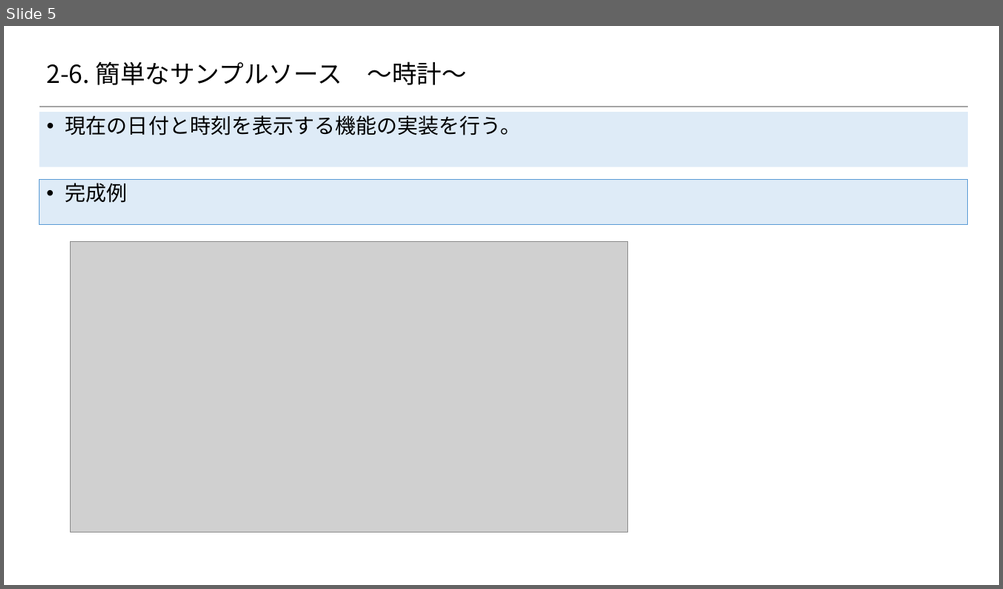
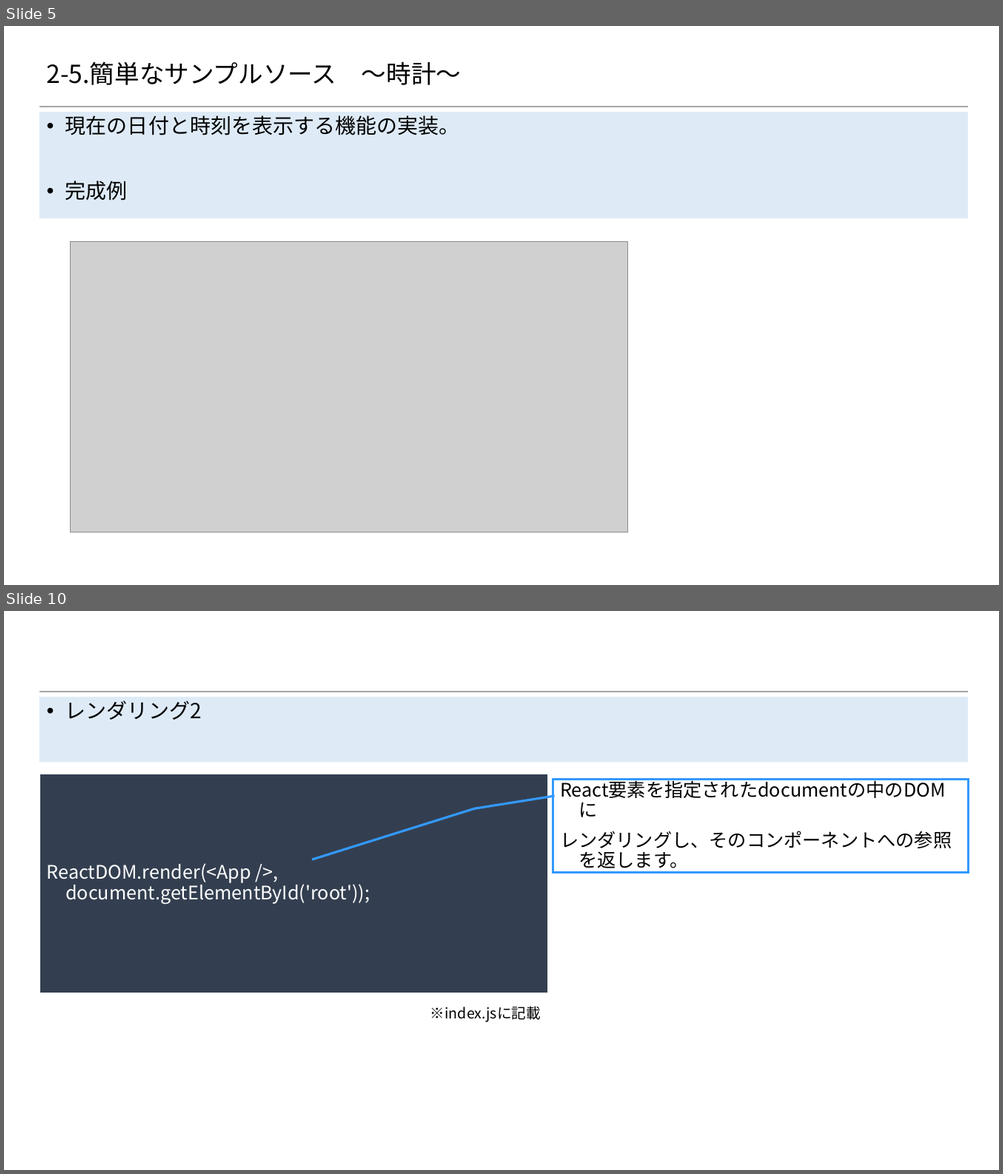
Before and after one commit to 2018SYSTEMI34/diary, a slide deck: doc/02_SlideShare/01.ネタ/２_Reactの基礎/2-6_簡単なサンプルソース.pptx. Shown one above the other, each under a label of ours: slide 5 before the commit, slides 5 and 10 after it; the slides between them are not shown. The pictures are 1003x589 and 1003x1174 pixels, drawn with LibreOffice and Linux fonts; fonts in the diff are those of the drawing; grey boxes stand for pictures; background and template pictures are left out. Boxes give left, top, right and bottom in pixels: in the first picture for what was removed or moved away, otherwise in the second. Text is boxed around its words. In the diff, an @@ line names an element or a change of style, - is before the commit and + after.

Commit message:
時計の記載部分を更新

```diff
--- a/doc/02_SlideShare/01.ネタ/２_Reactの基礎/2-6_簡単なサンプルソース.pptx
+++ b/doc/02_SlideShare/01.ネタ/２_Reactの基礎/2-6_簡単なサンプルソース.pptx
@@ slide 10 added at (x1=4, y1=611, x2=999, y2=1170), background #FFFFFF; not listed: 1 template element that a slide beside it also shows @@
@@ text added at (x1=39, y1=697, x2=967, y2=762), fill #DEEBF7, outline #5B9BD5 1 pt, 20 pt, text #000000 @@
+• レンダリング2
@@ rectangle added at (x1=40, y1=774, x2=549, y2=993), fill #333F50, outline #F2F2F2 0.75 pt, 18 pt, text #FFFFFF @@
+ReactDOM.render(<App />, document.getElementById('root'));
@@ border callout added at (x1=552, y1=780, x2=968, y2=873), fill #FFFFFF, outline #3399FF 2.25 pt, 18 pt, text #000000 @@
+React要素を指定されたdocumentの中のDOMに
+レンダリングし、そのコンポーネントへの参照を返します。
@@ text added at (x1=430, y1=1006, x2=540, y2=1022), 14 pt, text #000000 @@
+※index.jsに記載
@@ slide 5 changed as well @@
@@ title at (x1=47, y1=62, x2=461, y2=85): text changed @@
-2-6. 簡単なサンプルソース ～時計～
+2-5.簡単なサンプルソース ～時計～
@@ text "現在の日付と時刻を表示する機能の実装。" resized from (x1=39, y1=112, x2=967, y2=167) to (x1=39, y1=112, x2=967, y2=218) @@
@@ text at (x1=65, y1=116, x2=460, y2=201): text changed @@
-• 現在の日付と時刻を表示する機能の実装を行う。
+• 現在の日付と時刻を表示する機能の実装。
+• 完成例
@@ rectangle removed at (x1=39, y1=180, x2=967, y2=224) @@
-• 完成例
```
Also in this commit, not shown: 8 other slides changed, 1 other slide added.
